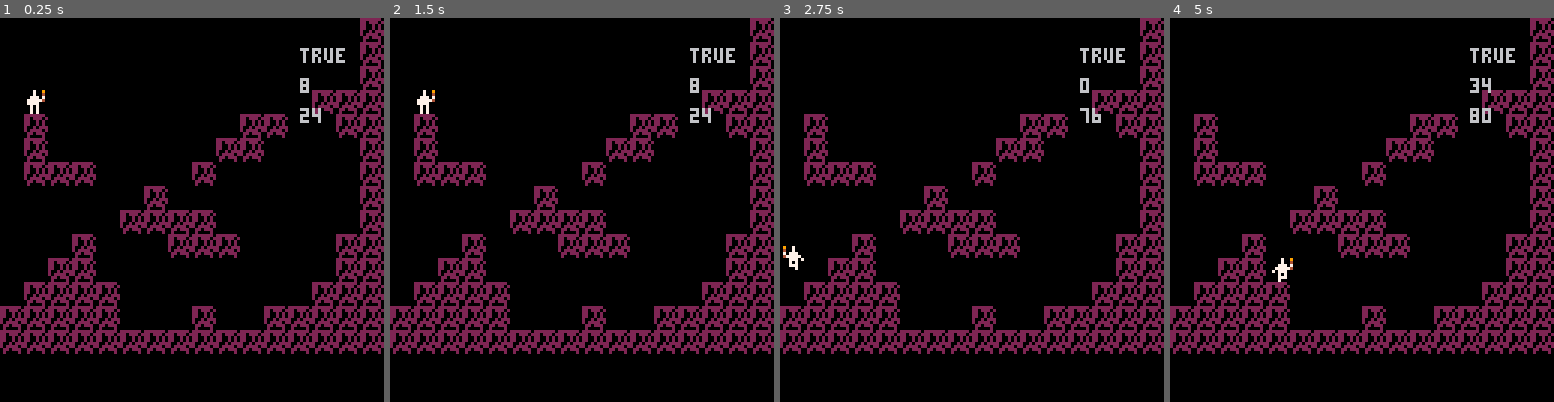
Above: before the commit, frames 1-4 (left to right).
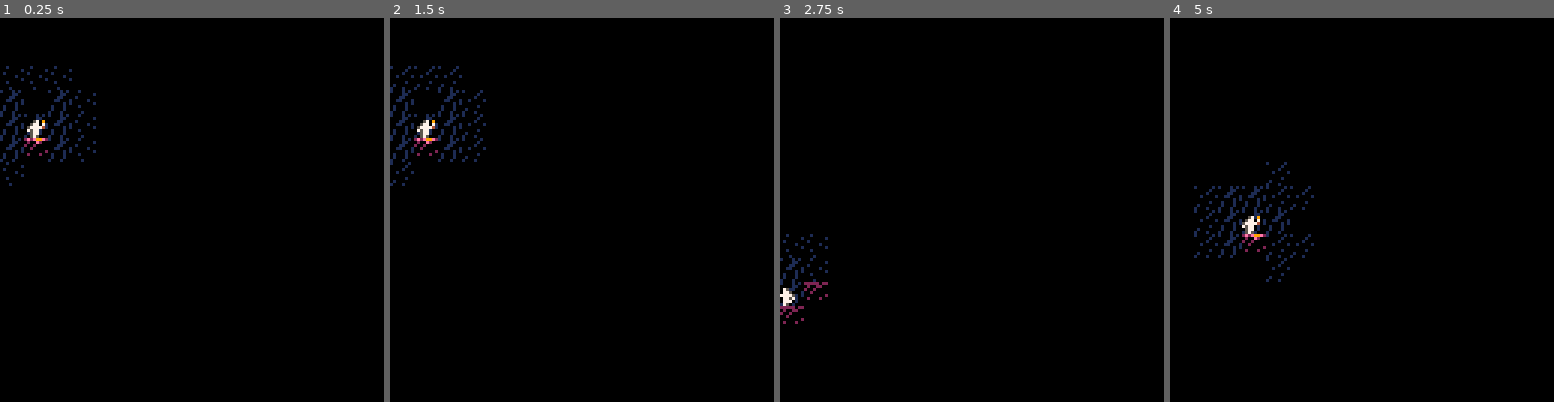
Above: after the commit, the same moments.

Repository: jacopocolo/scoundrel
Game: PICO-8 cartridge scoundrel.p8
Two runs of this game, one before a commit and one after it. Both use one fixed random seed, a clock stepped at 60 frames per second and the inputs below.
Inputs:
- Up to frame 1 (0.25 s): no input
- Up to frame 2 (1.5 s): tap X (X key) at 1.07 s
- Up to frame 3 (2.75 s): hold Left 1.97-2.37 s; tap X (X key) at 2.07, 2.4, 2.73 s
- Up to frame 4 (5 s): hold Right 2.87-3.53 s; tap X (X key) every 0.33 s from 3.07 to 4.73 s; hold Right 4.13-4.53 s

The runs differ from the first frame. In frame 1, 18% of the frame differs, in the area x 0-100%, y 0-88%; in frame 2, 19%; in frame 3, 18%; in frame 4, 19%.

Commit message:
Tweaked sprited

Diff:
--- a/scoundrel.p8
+++ b/scoundrel.p8
@@ -1,12 +1,14 @@
 pico-8 cartridge // http://www.pico-8.com
 version 8
 __lua__
-
+grdTiles = {16,17,18}
+bkgrdTiles = {19,20,21,22}
 p = {}
 p.x = 8
 p.y = 8
-p.w = 6
+p.w = 4
 p.h = 8
+p.direction = 2
 p.ox = 2
 p.oy = 0
 p.dx = 0
@@ -15,12 +17,15 @@
 p.sprite=p.sprites[1]--current sprite
 p.state = "idle"
 p.timer = 0
-p.direction = 1
+
+function dst(o1,o2)
+ return sqrt((o1.x-o2.x)^2+(o1.y-o2.y)^2)
+end
 
 function mcheck(x,y)
- x=x/8
+ x=(x+p.ox)/8
  y=y/8
- w=p.w/8
+ w=(p.w)/8
  h=p.h/8
  if(x<0 or x+w>128) return false
  if(y<0 or y+h>64) return false
@@ -47,81 +52,104 @@
  cls()
  mapdraw(0,0,0,0,128,16)
  pdraw()
- print(mcheck(0,p.y+2),100,10)
- print(p.x,100,20)
- print(p.y,100,30)
 end
 
 function _update()
   b0=btn(0)
   b1=btn(1)
   b2=btn(5)
-  --left and right
-  -- if (btn(0) and mcheck(p.x-1,p.y)) then p.x+=-1
-  --   else p.x=flr(p.x)
-  -- end
-  -- if (btn(1) and mcheck(p.x+1,p.y)) then p.x+=1
-  --   else p.x=flr(p.x)
-  -- end
-
-  --falling
-  -- if (mcheck(p.x,p.y+4)) then p.y=p.y+4
-  -- else p.y=flr(p.y)
-  -- end
-
-  --jumping
-  -- if (btn(5) and mcheck(p.x,p.y-8)) then p.y=p.y-8
-  -- else p.y=flr(p.y)
-  -- end
 
   if p.state=="idle" then
-    p.sprite=p.sprites[1]
-    if (b0 or b1) changestate("walk")
-    if (b2) changestate("jump")
-    if (mcheck(p.x,p.y+4)) changestate("fall")
+     p.sprite=p.sprites[1]
+     if (b0 or b1) changestate("walk")
+     if (b2) changestate("jump")
+     if (mcheck(p.x,p.y+4)) changestate("fall")
   end
 
   if p.state=="walk" then
     if (b0) p.direction=-1
     if (b1) p.direction=1
     if (mcheck(p.x+p.direction,p.y)) then
-      p.x += p.direction
+      p.x+=p.direction
       p.sprite=p.sprites[(flr(p.timer/3)%3)+1]
+    else p.x=flr(p.x)
     end
     if (not(b0 or b1)) changestate("idle")
     if (b2) changestate("jump")
     if (mcheck(p.x,p.y+4)) changestate("fall")
   end
 
+  --falling
+  if p.state=="fall" then
+    p.sprite=p.sprites[3]
+    if (mcheck(p.x,p.y+4)) then p.y=p.y+4
+    else p.y=flr(p.y) changestate("idle")
+    end
+    if (mcheck(p.x+p.direction,p.y)) then
+      if (b0) p.x-=1
+      if (b1) p.x+=1
+    end
+  end
+
+  --jumping
   if p.state=="jump" then
-    p.sprite=p.sprites[2]
-    if (mcheck(p.x,p.y-4)) then
-    p.y-=4-p.timer
+    p.sprite=p.sprites[3]
+    if (b0) p.direction=-1
+    if (b1) p.direction=1
+    if (mcheck(p.x,p.y-4)) then p.y=p.y-4
+    else p.y=flr(p.y) changestate("idle")
     end
     if (mcheck(p.x+p.direction*3,p.y)) then
-      if (b0) p.x-=3 --steer left if no collisions
-      if (b1) p.x+=3 --steer right if no collisions
+      if (b0) p.x-=2
+      if (b1) p.x+=2
     end
-    if (not b2 or p.timer>7) then
-      p.y=flr(p.y/8) * 8 --fix position?
-      changestate("idle")
-    end
-  end
-
-  if p.state=="fall" then
-    p.sprite=p.sprites[2]
-      if (mcheck(p.x,p.y+4)) then
-        if (mcheck(p.x+p.direction,p.y)) then
-          if (b0) p.x-=1 --steer left if no collisions
-          if (b1) p.x+=1 --steer right if no collisions
+    if (not b2 or p.timer>7) changestate("idle")
+  end
+
+  --tile underneath the p with light effect
+if mget(flr((p.x+4)/8),flr((p.y+8)/8))==grdTiles[2] then
+  mset(flr((p.x+4)/8),flr((p.y+8)/8), grdTiles[3])
+end
+
+for x=0,15,1
+  do
+    for y=0,15,1
+      do
+        --reset floor tile if not under p
+        if mget(x,y)==grdTiles[3] and (x~=flr((p.x+4)/8) or y~=flr((p.y+8)/8)) then
+           mset(x,y,grdTiles[2])
         end
-      p.y+=4 --move the player
-      if (not mcheck(p.x,p.y+4)) p.y=flr(p.y/8)*8 --check ground contact
-    else
-      p.y=flr(p.y/8) * 8 --fix position when we hit ground
-      changestate("idle")
-    end
-  end
+        light = 1.5--tiles
+        tile = {}
+        tile.x = flr(x*8)
+        tile.y = flr(y*8)
+        --darken everything
+       if mget(x,y)==grdTiles[2] and dst(p, tile)>light*8 then
+         mset(x,y,grdTiles[1])
+       end
+       if (mget(x,y)==bkgrdTiles[2] or mget(x,y)==bkgrdTiles[3] or mget(x,y)==bkgrdTiles[4]) and dst(p, tile)>light*8 then
+         mset(x,y,bkgrdTiles[1])
+       end
+       --light up
+       --floor
+       if mget(x,y)==grdTiles[1] and dst(p,tile)<light*8 then
+         mset(x,y,grdTiles[2])
+       end
+       --farther away background
+       if (mget(x,y)==bkgrdTiles[1]) and (dst(p,tile)>light*8 and dst(p,tile)<(light*8)+8) then
+         --flickering
+          if (flr(time()) % 2 > 0 and flr(time()) % 2 < 4) then
+            mset(x,y,bkgrdTiles[3]) else
+              mset(x,y,bkgrdTiles[4])
+          end
+       end
+       --background
+       if (mget(x,y)==bkgrdTiles[2] or mget(x,y)==bkgrdTiles[3] or mget(x,y)==bkgrdTiles[4])  and dst(p,tile)<light*8 then
+         mset(x,y,bkgrdTiles[2])
+       end
+      end
+  end
+
   p.timer+=1
 end
 
@@ -260,17 +288,17 @@
 __map__
 1313131313131313131313131313131100000000000000000000000000000000000000000000000000000000000000000000000000000000000000000000000000000000000000000000000000000000000000000000000000000000000000000000000000000000000000000000000000000000000000000000000000000000
 1313131313131313131313131313131100000000000000000000000000000000000000000000000000000000000000000000000000000000000000000000000000000000000000000000000000000000000000000000000000000000000000000000000000000000000000000000000000000000000000000000000000000000
-1313131313131313131313131313211100000000000000000000000000000000000000000000000000000000000000000000000000000000000000000000000000000000000000000000000000000000000000000000000000000000000000000000000000000000000000000000000000000000000000000000000000000000
-1300131313131313131313131311111100000000000000000000000000000000000000000000000000000000000000000000000000000000000000000000000000000000000000000000000000000000000000000000000000000000000000000000000000000000000000000000000000000000000000000000000000000000
-1311131313131313132111111313111100000000000000000000000000000000000000000000000000000000000000000000000000000000000000000000000000000000000000000000000000000000000000000000000000000000000000000000000000000000000000000000000000000000000000000000000000000000
-1311130000131300211111131313131100000000000000000000000000000000000000000000000000000000000000000000000000000000000000000000000000000000000000000000000000000000000000000000000000000000000000000000000000000000000000000000000000000000000000000000000000000000
-2111111100131313111313131313131100000000000000000000000000000000000000000000000000000000000000000000000000000000000000000000000000000000000000000000000000000000000000000000000000000000000000000000000000000000000000000000000000000000000000000000000000000000
-1313131313211113131313131313131100000000000000000000000000000000000000000000000000000000000000000000000000000000000000000000000000000000000000000000000000000000000000000000000000000000000000000000000000000000000000000000000000000000000000000000000000000000
-1300130013111111112213131313211100000000000000000000000000000000000000000000000000000000000000000000000000000000000000000000000000000000000000000000000000000000000000000000000000000000000000000000000000000000000000000000000000000000000000000000000000000000
-1313211113131311111113131321111100000000000000000000000000000000000000000000000000000000000000000000000000000000000000000000000000000000000000000000000000000000000000000000000000000000000000000000000000000000000000000000000000000000000000000000000000000000
-1300111122131313131313131321111100000000000000000000000000000000000000000000000000000000000000000000000000000000000000000000000000000000000000000000000000000000000000000000000000000000000000000000000000000000000000000000000000000000000000000000000000000000
-1311111111221313131313002111111100000000000000000000000000000000000000000000000000000000000000000000000000000000000000000000000000000000000000000000000000000000000000000000000000000000000000000000000000000000000000000000000000000000000000000000000000000000
-1111111111131321111321111111111100000000000000000000000000000000000000000000000000000000000000000000000000000000000000000000000000000000000000000000000000000000000000000000000000000000000000000000000000000000000000000000000000000000000000000000000000000000
+1313131313131313131313131313131100000000000000000000000000000000000000000000000000000000000000000000000000000000000000000000000000000000000000000000000000000000000000000000000000000000000000000000000000000000000000000000000000000000000000000000000000000000
+1313131313131313131313131311111100000000000000000000000000000000000000000000000000000000000000000000000000000000000000000000000000000000000000000000000000000000000000000000000000000000000000000000000000000000000000000000000000000000000000000000000000000000
+1313131313131313131311111313111100000000000000000000000000000000000000000000000000000000000000000000000000000000000000000000000000000000000000000000000000000000000000000000000000000000000000000000000000000000000000000000000000000000000000000000000000000000
+1311131313131313131111131313131100000000000000000000000000000000000000000000000000000000000000000000000000000000000000000000000000000000000000000000000000000000000000000000000000000000000000000000000000000000000000000000000000000000000000000000000000000000
+1311111113131313111313131313131100000000000000000000000000000000000000000000000000000000000000000000000000000000000000000000000000000000000000000000000000000000000000000000000000000000000000000000000000000000000000000000000000000000000000000000000000000000
+1313131313131113131313131313131100000000000000000000000000000000000000000000000000000000000000000000000000000000000000000000000000000000000000000000000000000000000000000000000000000000000000000000000000000000000000000000000000000000000000000000000000000000
+1313131313111111111313131313131100000000000000000000000000000000000000000000000000000000000000000000000000000000000000000000000000000000000000000000000000000000000000000000000000000000000000000000000000000000000000000000000000000000000000000000000000000000
+1313131113131311111113131313111100000000000000000000000000000000000000000000000000000000000000000000000000000000000000000000000000000000000000000000000000000000000000000000000000000000000000000000000000000000000000000000000000000000000000000000000000000000
+1313111113131313131313131313111100000000000000000000000000000000000000000000000000000000000000000000000000000000000000000000000000000000000000000000000000000000000000000000000000000000000000000000000000000000000000000000000000000000000000000000000000000000
+1311111111131313131313131311111100000000000000000000000000000000000000000000000000000000000000000000000000000000000000000000000000000000000000000000000000000000000000000000000000000000000000000000000000000000000000000000000000000000000000000000000000000000
+1111111111131313111313111111111100000000000000000000000000000000000000000000000000000000000000000000000000000000000000000000000000000000000000000000000000000000000000000000000000000000000000000000000000000000000000000000000000000000000000000000000000000000
 1111111111111111111111111111111100000000000000000000000000000000000000000000000000000000000000000000000000000000000000000000000000000000000000000000000000000000000000000000000000000000000000000000000000000000000000000000000000000000000000000000000000000000
 0000000000000000000000000000000000000000000000000000000000000000000000000000000000000000000000000000000000000000000000000000000000000000000000000000000000000000000000000000000000000000000000000000000000000000000000000000000000000000000000000000000000000000
 0000000000000000000000000000000000000000000000000000000000000000000000000000000000000000000000000000000000000000000000000000000000000000000000000000000000000000000000000000000000000000000000000000000000000000000000000000000000000000000000000000000000000000
Not shown, changed: 32 lines of the sprite sheet (__gfx__) section of scoundrel.p8
